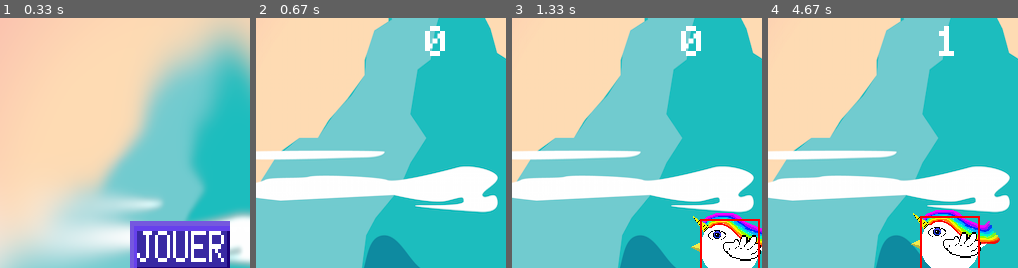
Above: before the commit, frames 1-4 (left to right).
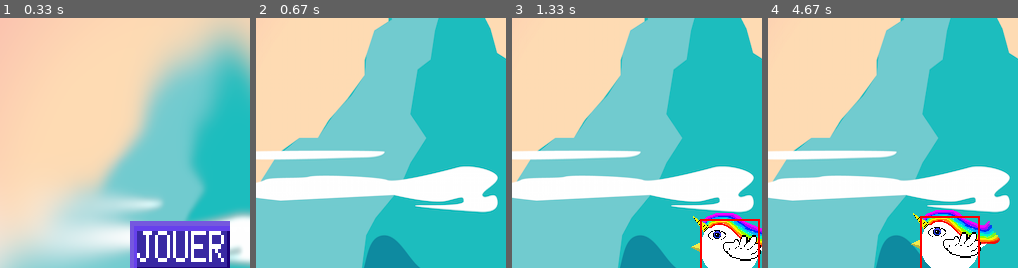
Above: after the commit, the same moments.

Repository: Wissi00/Projet-CMI
Game: pygame game, started from Main.py
Two runs of this game, one before a commit and one after it. Both use one fixed random seed, a clock stepped at 60 frames per second and the inputs below.
Inputs (mouse positions are % of the whole screen's width and height, from its top left):
- Up to frame 1 (0.33 s): no input
- Up to frame 2 (0.67 s): click (50, 50) at 0.38 s
- Up to frame 3 (1.33 s): tap Space at 0.67, 1 s
- Up to frame 4 (4.67 s): tap Space at 1.4, 1.7, 1.9, 2.23, 2.53, 2.73, 3.03, 3.3, 3.97, 4.27, 4.4 s; move the mouse to (51, 61) at 2.2 s; move the mouse to (76, 66) at 2.7 s; move the mouse to (76, 41) at 3.27 s; click (50, 50) at 3.62 s; move the mouse to (19, 37) at 3.93 s
The pictures show only the part of the screen within x 14-64%, y 4-54%; the shares and areas given below are measured in that part.

Frame 1 is identical in both runs. In frame 2, 0.6% of the frame differs, in the area x 67-76%, y 3-16%; in frame 3, 0.6%; in frame 4, 0.4%.

Commit message:
Revert "Ajout du score, titre et icone"
This reverts commit b0c78372a7c7a5f35632dee0edd7cd75f5c34c53.

Diff:
--- a/Game.py
+++ b/Game.py
@@ -29,9 +29,6 @@
     from Menu import menu
     #Game Loop ------------------------------------------------------------
     while True:
-        scoreTexte=pixelfont.render((str(int(hauteur)//100)), True, (255,255,255))
-        scoreTexteRect=scoreTexte.get_rect()
-        scoreTexteRect.center=(taille[0]/2, 50)
         #Entrée joueur
         for event in pygame.event.get():
             if event.type == pygame.QUIT:
@@ -70,7 +67,6 @@
                     iterateurPic += 1
 
 
-        #Position murs, pics et collisions pics/joueur ////DROIT////
         for murDroit in mursDroit:
             murDroit.y = murDroit.yInit + (hauteur % 500)
             iterateurPic = 0
@@ -103,7 +99,6 @@
         for murDroit in mursDroit:
             for pic in murDroit.pics:
                 pic.draw()
-        screen.blit(scoreTexte,scoreTexteRect)
         Player1.draw()
         if Player1.y>500:
             MenuLost()
@@ -112,4 +107,4 @@
         clock.tick(60)
         #print(mursGauche[0].y)
         #print(mursGauche[1].y)
-        #print(mursGauche[1].pics[0].y)
+        print(mursGauche[1].pics[0].y)
--- a/Main.py
+++ b/Main.py
@@ -1,9 +1,6 @@
 import pygame, sys
-from Variables import *
 from Menu import menu
 
 pygame.init()
-pygame.display.set_icon(icon)
-pygame.display.set_caption("L'oiseau qui saute")
 
 menu()
--- a/Variables.py
+++ b/Variables.py
@@ -12,10 +12,11 @@
 fond2 = fond2.resize((taille[0], taille[1]))
 fond2.save("sprites/Fond2r.png")
 
+hauteur = 0
 plafond = taille[0]*2/5
-icon=pygame.image.load("sprites/oiseau.png")
 screen = pygame.display.set_mode(taille)
 pixelfont=pygame.font.Font('Pixel.ttf',40)
+scoreTexte=pixelfont.render((str(hauteur)), True, (255,255,255))
 placeHolder=pygame.image.load("sprites/placeHolder.png")
 Jouer=pygame.image.load("sprites/Jouer.png")
 Power=pygame.image.load("sprites/Power.png")
